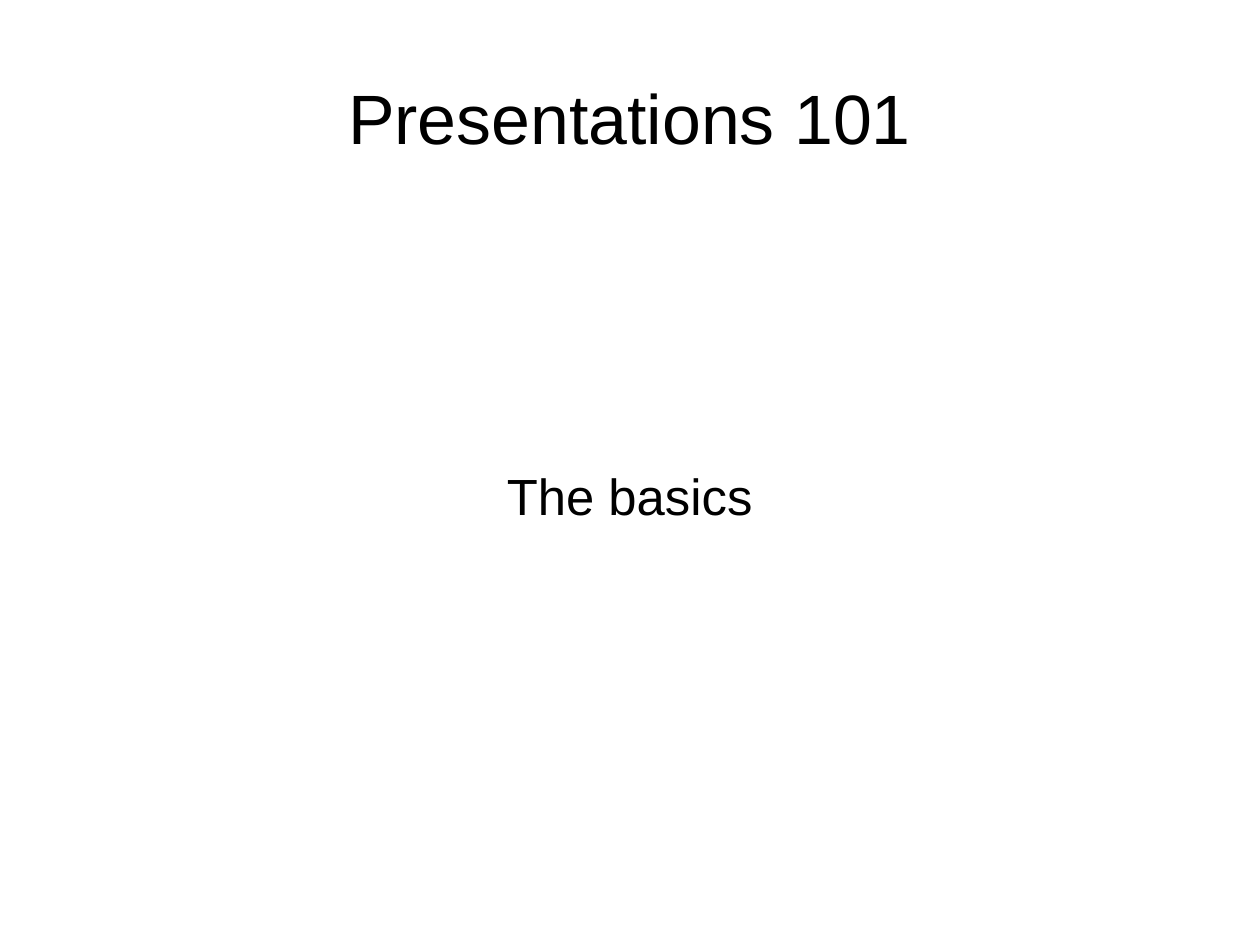
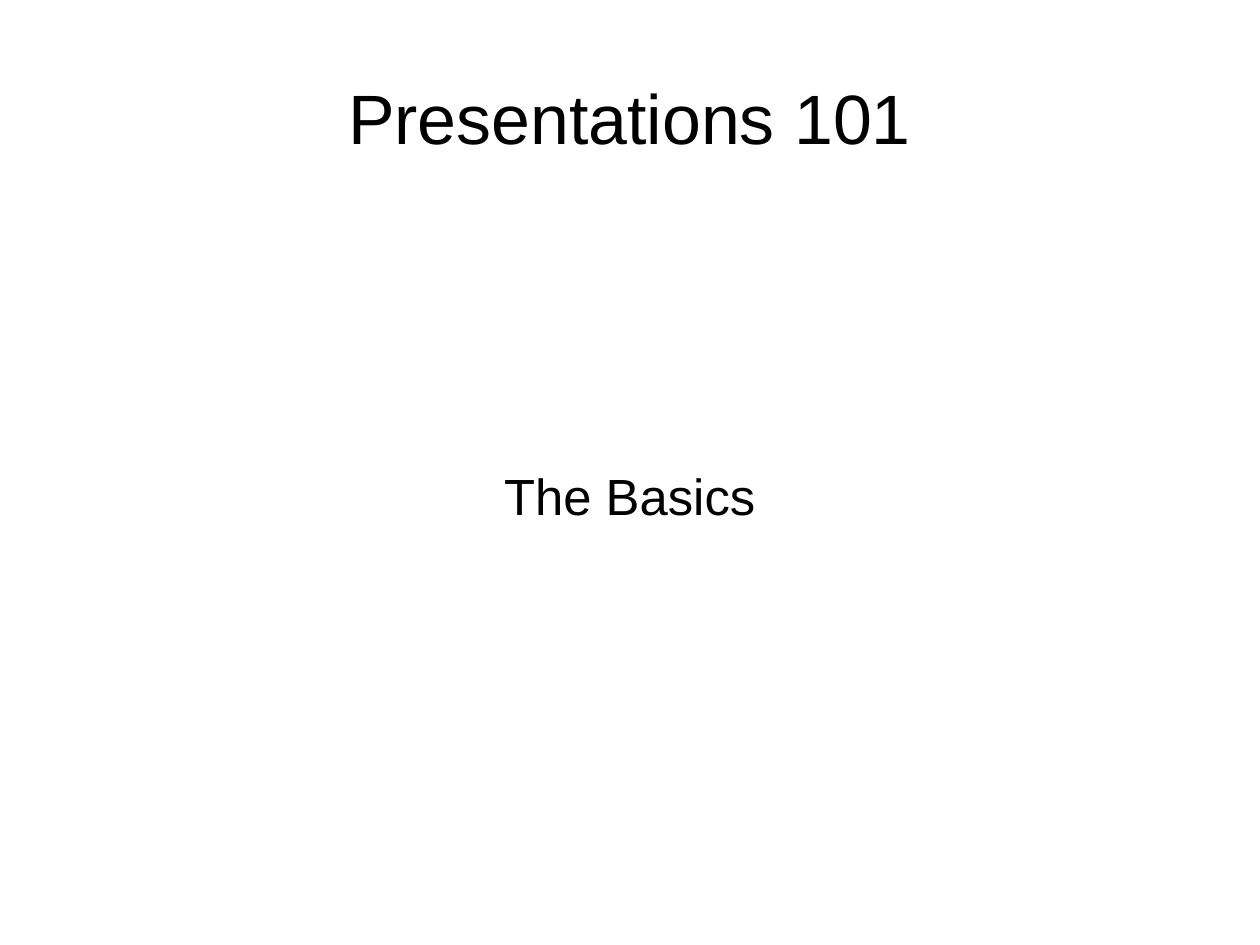
Before and after one commit to SMUCSM/UgandaV, a slide deck: slide 1 of Presentations101.odp. Drawn at 1260x945 pixels with LibreOffice and Linux fonts; fonts in the diff are those of the drawing. Boxes give left, top, right and bottom in pixels: in the first picture for what was removed or moved away, otherwise in the second. Text is boxed around its words. In the diff, an @@ line names an element or a change of style, - is before the commit and + after.

```diff
--- a/Presentations101.odp
+++ b/Presentations101.odp
@@ subtitle at (504, 478, 756, 516): text changed @@
-The basics
+The Basics
```
Also in this commit, not shown: 1 other slide changed, 3 slides added, 2 slides removed.
